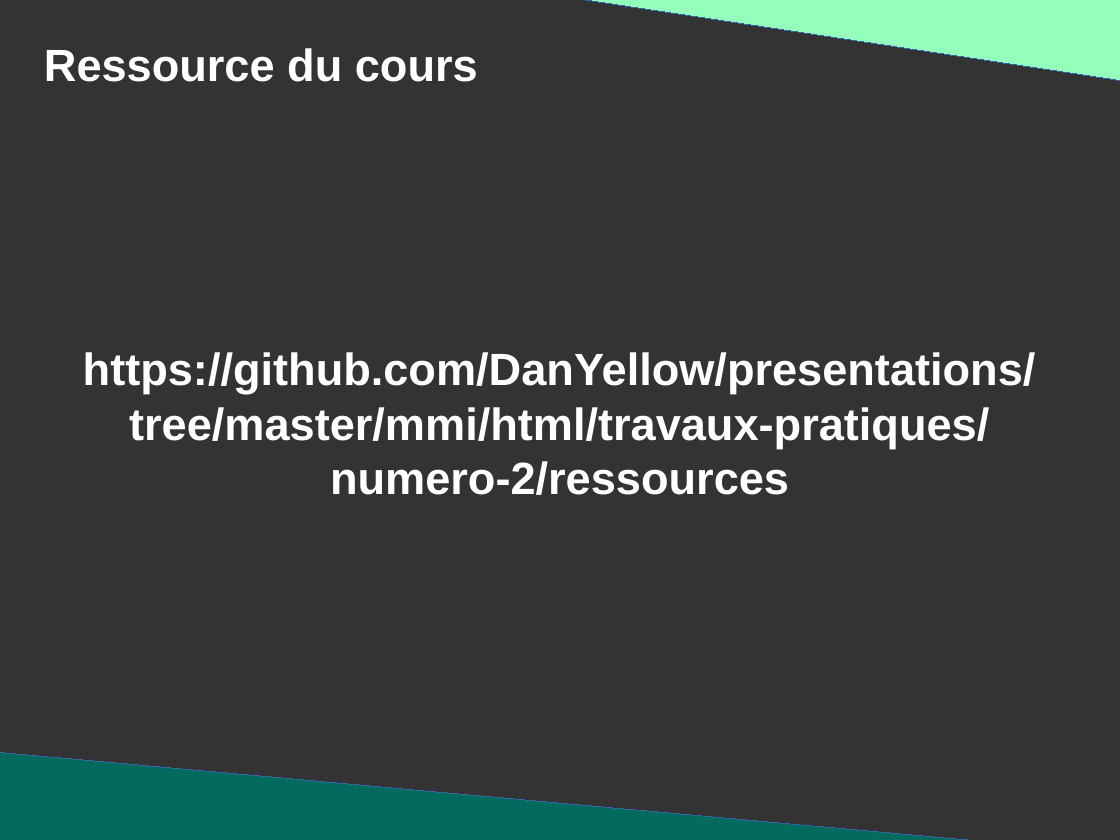
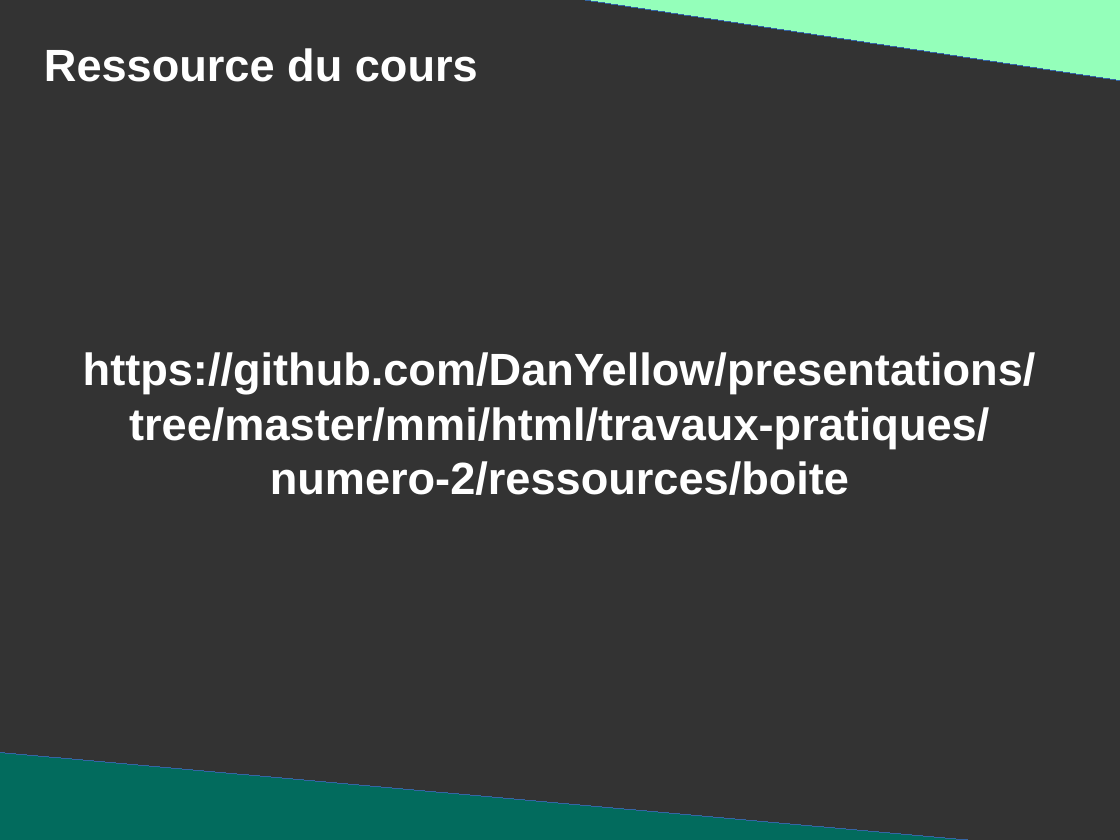
Before and after one commit to DanYellow/presentations, a slide deck: slide 6 of mmi/html/travaux-pratiques/numero-2/presentation.odp. Drawn at 1120x840 pixels with LibreOffice and Linux fonts; fonts in the diff are those of the drawing. Boxes give left, top, right and bottom in pixels: in the first picture for what was removed or moved away, otherwise in the second. Text is boxed around its words. In the diff, an @@ line names an element or a change of style, - is before the commit and + after.

```diff
--- a/mmi/html/travaux-pratiques/numero-2/presentation.odp
+++ b/mmi/html/travaux-pratiques/numero-2/presentation.odp
@@ title at [83,352,1036,495]: text changed @@
-https://github.com/DanYellow/presentations/tree/master/mmi/html/travaux-pratiques/numero-2/ressources
+https://github.com/DanYellow/presentations/tree/master/mmi/html/travaux-pratiques/numero-2/ressources/boite
```
Also in this commit, not shown: 2 other slides changed, 17 slides added, 1 slide removed, 3 other files.
